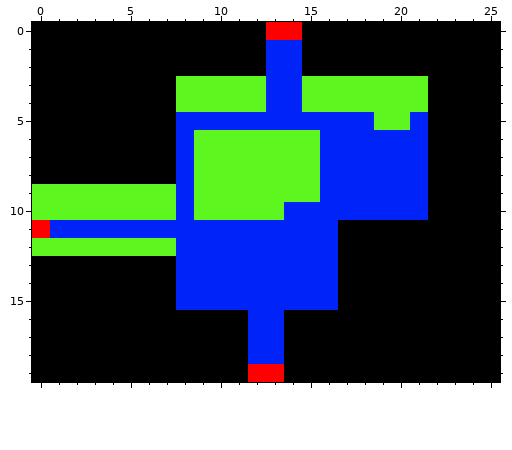
Pixel-art sprite, stored at data/map0_hit.png. This is how it looked before the edit.
The file is 26x20 pixels.
The same view after the edit:
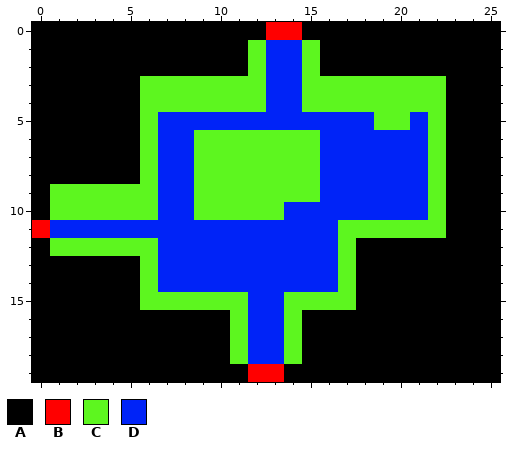
Palette (. is transparent): A #000000  B #ff0000  C #5df61f  D #0023f7
The exact change:
Changed rows in their new state; - is an unchanged pixel.
first column x 0:
 1 ------------C--C-------
 2 ------------C--C-------
 3 ------CC--------------C
 4 ------CC--------------C
 5 ------CD--------------C
 6 ------CD--------------C
 7 ------CD--------------C
 8 ------CD--------------C
 9 A------D--------------C
10 A------D--------------C
11 -----------------CCCCCC
12 A------D---------C-----
13 ------CD---------C-----
14 ------CD---------C-----
15 ------CCCCCC--CCCC-----
16 -----------C--C--------
17 -----------C--C--------
18 -----------C--C--------
